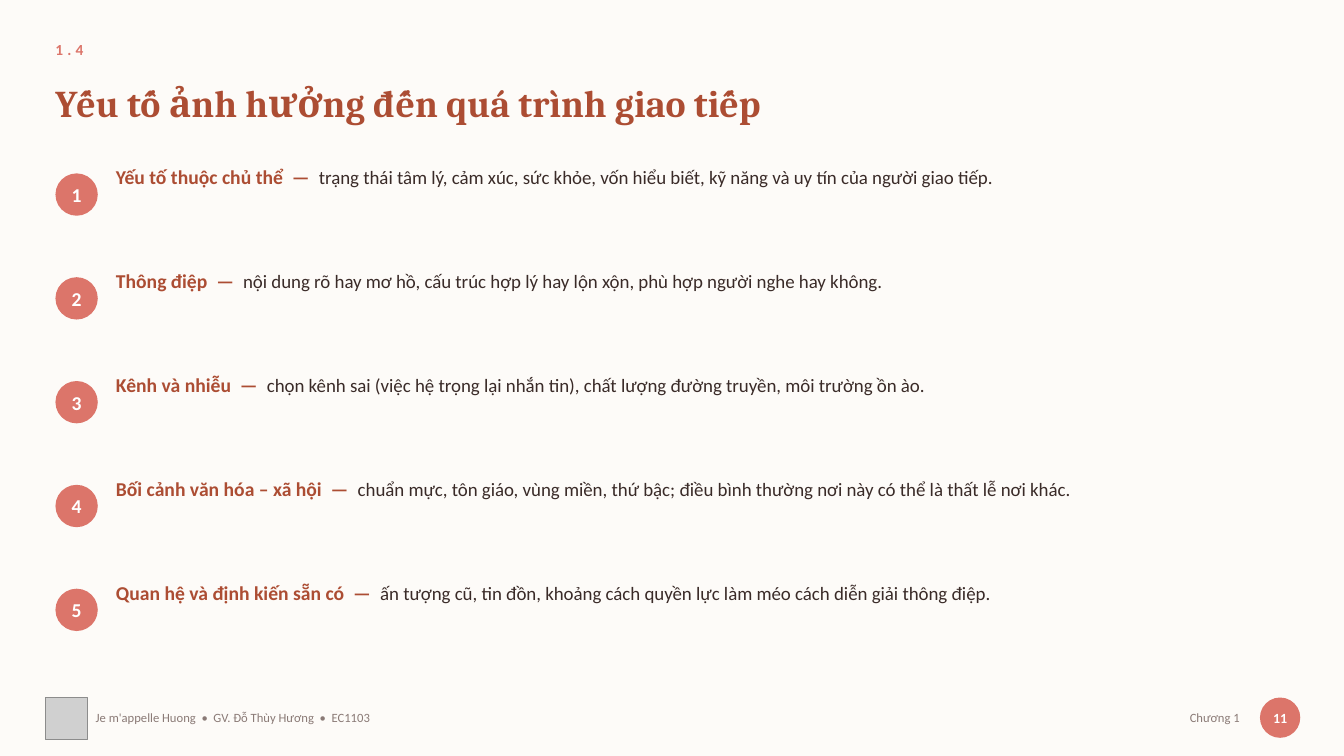
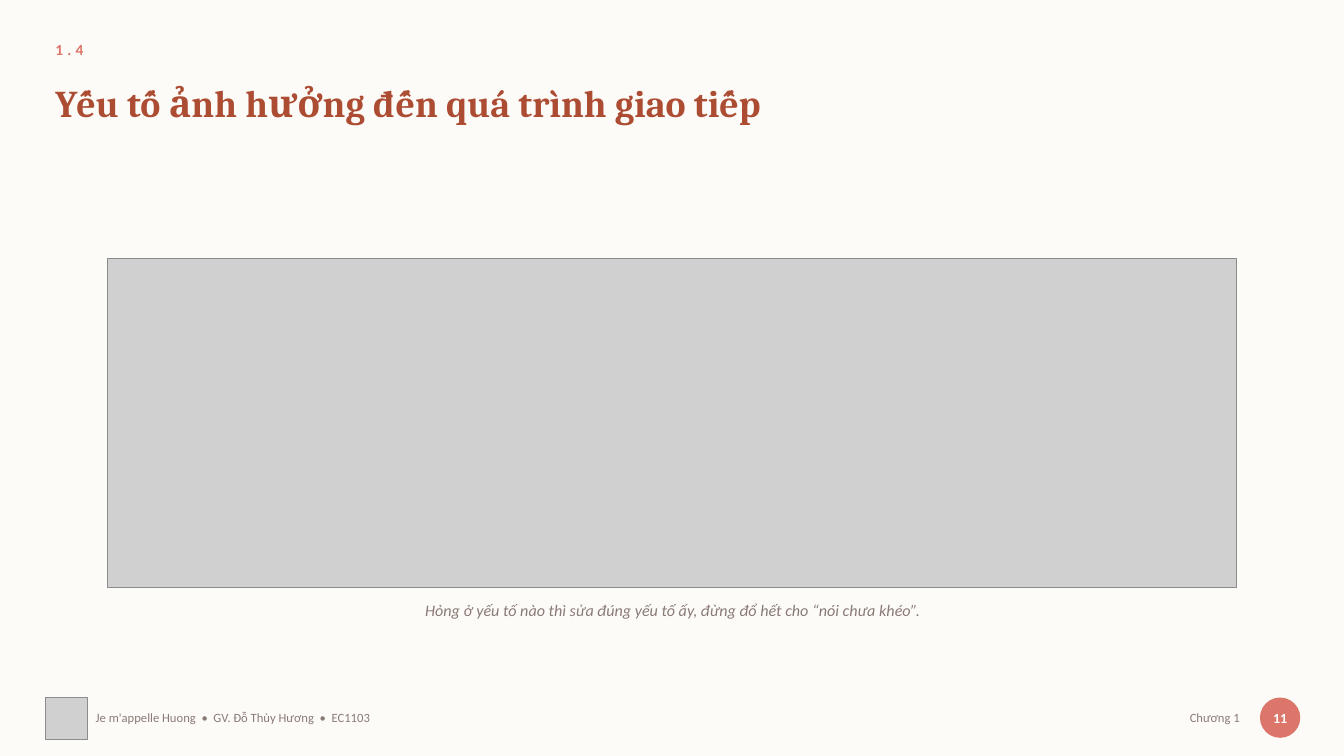
Before and after one commit to thuyhuongctu/ComDraft, a slide deck: slide 14 of slides/01-tong-quan-giao-tiep.pptx. Drawn at 1344x756 pixels with LibreOffice and Linux fonts; fonts in the diff are those of the drawing; grey boxes stand for pictures. Boxes give left, top, right and bottom in pixels: in the first picture for what was removed or moved away, otherwise in the second. Text is boxed around its words. In the diff, an @@ line names an element or a change of style, - is before the commit and + after.

Commit message:
Chương 1: bớt chữ trên slide, thêm sơ đồ, và vẽ lại logo ComDraft
Slide bài giảng trong ứng dụng quá dày chữ: cả tám bộ trung bình 103 từ mỗi
slide, 90 trên 131 slide vượt 80 từ, mà chỉ 19 slide có hình minh họa thật —
số "ảnh" còn lại chỉ là con dấu nhỏ ở chân trang. Sinh viên phần lớn xem bằng
điện thoại, chữ ấy còn nhỏ nữa.

Làm thử Chương 1 trước. Chữ trên slide từ 113 xuống 76 từ mỗi slide, trung vị
125 xuống 71; toàn bộ phần cắt đi chuyển xuống ghi chú giảng bài nên lời giảng
không mất, ghi chú từ 1.271 lên 2.385 từ. Mười sáu khoá ghi chú vẫn khớp đúng
slide, không khoá nào đứt.

Hai slide trống nhất nay thành sơ đồ, vẽ bằng mã như tám hình sẵn có: bốn cặp
hình thức giao tiếp thành bốn trục có hai đầu, và năm yếu tố ảnh hưởng vây
quanh một tâm. Chương 1 nay có 4 slide mang hình thật thay vì 2.

Hai chỗ sửa trong dây chuyền dựng, có lợi cho mọi hình về sau:
• Chiều cao hình nay lấy theo số đo thật của nội dung trong trình duyệt, không
  khai ước chừng nữa — khai thừa thì ảnh chụp ra kèm một mảng trắng lớn.
• add_images.py đặt hình vào giữa vùng thân slide theo chiều dọc. Hình bẹt hơn
  khung slide thì co theo bề rộng, dán sát mép trên sẽ để hụt một mảng ở đáy.

Logo ComDraft vẽ lại bằng mã trong scripts/ve_logo.py theo mẫu 3D của tác giả:
hai chữ C và D lồng nhau kiểu đất sét. Sinh hai bản vì một bản không dùng được
cho cả hai chỗ — dấu gọn cho đầu trang và favicon, bản đầy đủ có đốm trang trí
và chữ ComDraft cho slide và bìa. Màu chữ D phải hạ tông hai lần: kem trên nền
kem của ứng dụng gần như mất hút ở cỡ 46 px.

Thêm bộ nhận diện của tác giả vào assets/thuong-hieu/ — hai tệp logo mà trình
sinh deck vẫn cần nhưng repo này trước nay không có, nên ComDraft chưa tự dựng
lại deck được như README nói.

Đã xuất lại 19 ảnh Chương 1 cho trình xem trong ứng dụng, nâng PHIEN_BAN lên
v15 để máy sinh viên không dùng bản cũ trong bộ nhớ đệm. Bộ kiểm tra 24/24. Đã
chụp lại giao diện ở nền sáng, nền tối và màn 390 px.

```diff
--- a/slides/01-tong-quan-giao-tiep.pptx
+++ b/slides/01-tong-quan-giao-tiep.pptx
@@ ellipse removed at [55, 173, 98, 216] @@
@@ text removed at [116, 168, 954, 188] @@
-Yếu tố thuộc chủ thể — trạng thái tâm lý, cảm xúc, sức khỏe, vốn hiểu biết, kỹ năng và uy tín của người giao tiếp.
@@ text removed at [72, 189, 82, 202] @@
-1
@@ picture added at [108, 258, 1237, 588] @@
@@ ellipse removed at [55, 277, 98, 320] @@
@@ text removed at [72, 293, 82, 306] @@
-2
@@ text removed at [116, 274, 882, 292] @@
-Thông điệp — nội dung rõ hay mơ hồ, cấu trúc hợp lý hay lộn xộn, phù hợp người nghe hay không.
@@ ellipse removed at [55, 381, 98, 423] @@
@@ text removed at [116, 376, 925, 396] @@
-Kênh và nhiễu — chọn kênh sai (việc hệ trọng lại nhắn tin), chất lượng đường truyền, môi trường ồn ào.
@@ text removed at [72, 397, 82, 410] @@
-3
@@ ellipse removed at [55, 485, 98, 527] @@
@@ text removed at [72, 500, 82, 513] @@
-4
@@ text removed at [116, 480, 1070, 500] @@
-Bối cảnh văn hóa – xã hội — chuẩn mực, tôn giáo, vùng miền, thứ bậc; điều bình thường nơi này có thể là thất lễ nơi khác.
@@ ellipse removed at [55, 589, 98, 631] @@
@@ text removed at [116, 583, 991, 604] @@
-Quan hệ và định kiến sẵn có — ấn tượng cũ, tin đồn, khoảng cách quyền lực làm méo cách diễn giải thông điệp.
@@ text removed at [72, 604, 82, 617] @@
-5
@@ text added at [425, 603, 920, 619], 11.5 pt, text #8A7A76, italic @@
+Hỏng ở yếu tố nào thì sửa đúng yếu tố ấy, đừng đổ hết cho “nói chưa khéo”.
```
Also in this commit, not shown: 9 other slides changed, 26 other files.
